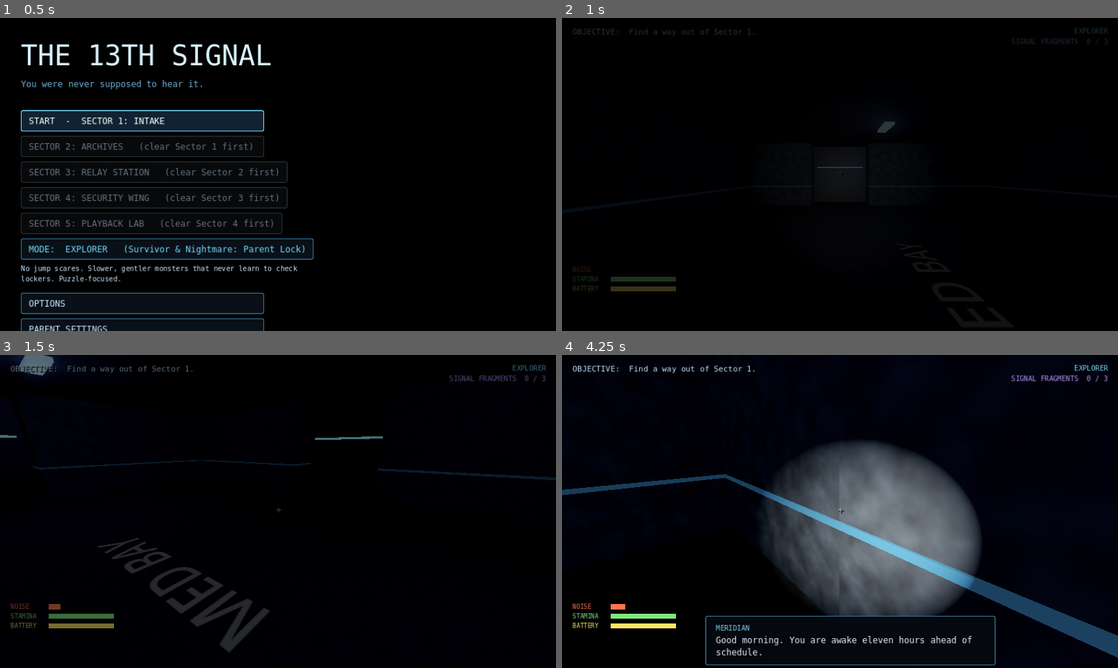
Above: before the commit, frames 1-4 (two rows, left to right).
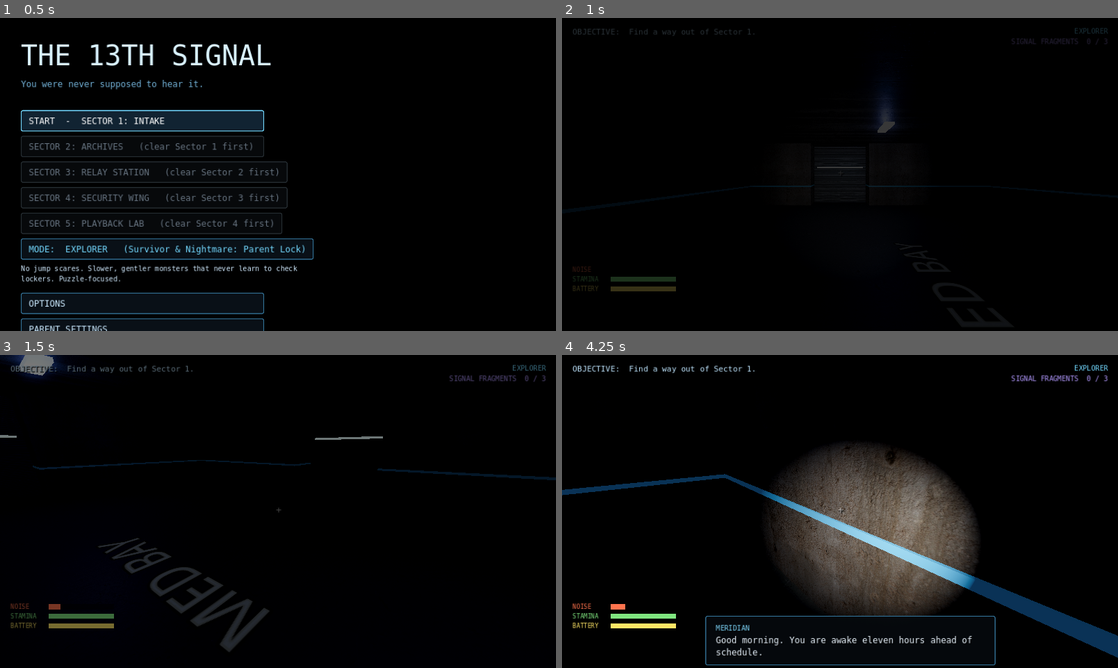
Above: after the commit, the same moments.

Repository: uberwulf-hub/13thSignal
Game: Godot game, scene res://scenes/main_menu.tscn
Two runs of this game, one before a commit and one after it. Both use one fixed random seed, a clock stepped at 60 frames per second and the inputs below.
Inputs (mouse positions are in pixels of both pictures, inside the frame that each line leads up to):
- Up to frame 1 (0.5 s): no input
- Up to frame 2 (1 s): click "START - SECTOR 1: INTAKE" at 0.5 s
- Up to frame 3 (1.5 s): tap Enter at 1.25 s; move the mouse to (305, 511) at 1.27 s; hold W (move_forward) from 1.28 s (still down); hold F (flashlight) from 1.28 s (still down); click (305, 511) at 1.42 s
- Up to frame 4 (4.25 s): keep holding W (move_forward); move the mouse to (812, 511) at 2.02 s; release F (flashlight) at 2.03 s; tap Ctrl (crouch) at 2.1 s; click (812, 511) at 2.17 s; tap F (flashlight) at 2.3, 3.8 s; move the mouse to (851, 505) at 2.77 s; hold F (flashlight) 2.78-3.53 s; click (851, 505) at 2.92 s; move the mouse to (834, 517) at 3.52 s; tap Space (hold_breath) at 3.6 s; click (834, 517) at 3.67 s

Frame 1 is identical in both runs. In frame 2, 0.2% of the frame differs, in the area x 56-60%, y 22-34%; in frame 3, 0.4%; in frame 4, 15%, in the area x 35-76%, y 27-84%.

Commit message:
More realistic surfaces and lighting, and the Replacement is a mannequin
- Real photographed textures (Poly Haven, CC0) for floors, walls, ceilings,
  metal grates, doors and lockers: colour, bump and roughness maps,
  wrapped without stretching. Credited in saucestore.json and
  licenses/POLYHAVEN-TEXTURES.txt. Falls back to the old look if missing.
- Medium/High graphics: ambient occlusion. High: ACES tone mapping and
  volumetric fog, so the flashlight casts a visible beam.
- The Replacement is now a faceless, glossy store mannequin (no lab coat):
  smooth sculpted body, jointed arms and legs, hands, a hint of nose and
  brow. Poses still change when you look away.
- A model slot: put a CC0 human mannequin at assets/models/mannequin.glb and
  the game uses it instead (scaled to 1.85 m, plastic look). See
  assets/models/README.md.

Co-Authored-By: Claude Opus 5.5 <noreply@anthropic.com>
Claude-Session: https://claude.ai/code/session_01LKnPzMuJi5iBA3LvWP4G26

Diff:
--- a/saucestore.json
+++ b/saucestore.json
@@ -21,6 +21,12 @@
       "author": "Juan Linietsky, Ariel Manzur and Godot Engine contributors",
       "license": "MIT",
       "source": "https://godotengine.org/license"
+    },
+    {
+      "asset": "Floor, wall, ceiling, grate, door and metal textures",
+      "author": "Poly Haven (polyhaven.com) artists",
+      "license": "CC0 1.0",
+      "source": "https://polyhaven.com/license"
     }
   ]
 }
--- a/scripts/door.gd
+++ b/scripts/door.gd
@@ -30,10 +30,12 @@
 	if not along_x:
 		rotation.y = PI / 2.0
 	var colors := {"door": Color(0.22, 0.26, 0.3), "keycard": Color(0.35, 0.22, 0.12), "exit": Color(0.32, 0.3, 0.12), "vault": Color(0.2, 0.24, 0.22), "gate": Color(0.22, 0.18, 0.3)}
-	var mat := StandardMaterial3D.new()
-	mat.albedo_color = colors[kind]
-	mat.metallic = 0.6
-	mat.roughness = 0.45
+	var mat: StandardMaterial3D = Game.tex_mat("door", 0.5, colors[kind].lightened(0.55), 0.5)
+	if mat == null:
+		mat = StandardMaterial3D.new()
+		mat.albedo_color = colors[kind]
+		mat.metallic = 0.6
+		mat.roughness = 0.45
 	panel = MeshInstance3D.new()
 	var bm := BoxMesh.new()
 	bm.size = Vector3(S, H, 0.3)
--- a/scripts/game.gd
+++ b/scripts/game.gd
@@ -121,6 +121,34 @@
 	return is_mobile() or DisplayServer.is_touchscreen_available()
 
 
+var _tex_mats: Dictionary = {}
+
+
+## A realistic surface from assets/textures/<surface>/ (colour, bumps and
+## roughness, from Poly Haven, CC0). Wraps around any shape without stretching.
+## Returns null if the textures aren't there, so callers can fall back.
+func tex_mat(surface: String, scale := 0.25, tint := Color.WHITE, metal := 0.0) -> StandardMaterial3D:
+	var key := "%s/%s/%s/%s" % [surface, scale, tint, metal]
+	if _tex_mats.has(key):
+		return _tex_mats[key]
+	var base := "res://assets/textures/%s/" % surface
+	if not ResourceLoader.exists(base + "albedo.jpg"):
+		return null
+	var m := StandardMaterial3D.new()
+	m.albedo_texture = load(base + "albedo.jpg")
+	m.albedo_color = tint
+	m.normal_enabled = true
+	m.normal_texture = load(base + "normal.jpg")
+	m.roughness_texture = load(base + "rough.jpg")
+	m.roughness = 1.0
+	m.metallic = metal
+	m.uv1_triplanar = true
+	m.uv1_scale = Vector3.ONE * scale
+	m.texture_filter = BaseMaterial3D.TEXTURE_FILTER_LINEAR_WITH_MIPMAPS_ANISOTROPIC
+	_tex_mats[key] = m
+	return m
+
+
 ## Hide and lock the mouse for looking around (not on touch screens, where you look by dragging).
 func capture_mouse() -> void:
 	Input.mouse_mode = Input.MOUSE_MODE_VISIBLE if use_touch() else Input.MOUSE_MODE_CAPTURED
--- a/scripts/locker.gd
+++ b/scripts/locker.gd
@@ -14,10 +14,12 @@
 	collision_layer = 3
 	collision_mask = 0
 	rotation.y = atan2(facing.x, facing.z)
-	var mat := StandardMaterial3D.new()
-	mat.albedo_color = Color(0.2, 0.3, 0.28)
-	mat.metallic = 0.5
-	mat.roughness = 0.55
+	var mat: StandardMaterial3D = Game.tex_mat("door", 1.2, Color(0.55, 0.75, 0.7), 0.5)
+	if mat == null:
+		mat = StandardMaterial3D.new()
+		mat.albedo_color = Color(0.2, 0.3, 0.28)
+		mat.metallic = 0.5
+		mat.roughness = 0.55
 	# Body: open at the front.
 	for part in [[Vector3(0.9, 2.1, 0.05), Vector3(0, 1.05, -0.3)],
 			[Vector3(0.05, 2.1, 0.6), Vector3(-0.45, 1.05, 0)],
--- a/scripts/replacement.gd
+++ b/scripts/replacement.gd
@@ -14,70 +14,121 @@
 
 
 ## The mannequin itself. Also used for one scripted scare.
+## A real mannequin model, if one has been added to the project (any
+## CC0 glTF/GLB of a human figure). Otherwise a mannequin is built from shapes.
+const MODEL_PATH := "res://assets/models/mannequin.glb"
+const HEIGHT := 1.85
+
+
+static func _plastic() -> StandardMaterial3D:
+	# Glossy, slightly yellowed store-mannequin plastic.
+	var m := StandardMaterial3D.new()
+	m.albedo_color = Color(0.78, 0.75, 0.7)
+	m.roughness = 0.28
+	m.clearcoat_enabled = true
+	m.clearcoat = 0.6
+	m.clearcoat_roughness = 0.25
+	m.rim_enabled = true
+	m.rim = 0.25
+	return m
+
+
 static func build_model() -> Node3D:
+	if ResourceLoader.exists(MODEL_PATH):
+		return _imported_model()
+	return _shape_model()
+
+
+## The imported mannequin, scaled to a person's height and given the plastic look.
+static func _imported_model() -> Node3D:
 	var root := Node3D.new()
-	var plastic := StandardMaterial3D.new()
-	plastic.albedo_color = Color(0.86, 0.83, 0.78)
-	plastic.roughness = 0.35
-	var coat := StandardMaterial3D.new()
-	coat.albedo_color = Color(0.92, 0.93, 0.95)
-	coat.roughness = 0.8
-	var dark := StandardMaterial3D.new()
-	dark.albedo_color = Color(0.12, 0.12, 0.14)
-	var parts := [
-		# [mesh, size/params, position, rotation_z, material]
-		["capsule", Vector2(0.09, 0.95), Vector3(-0.13, 0.48, 0), 0.0, dark],
-		["capsule", Vector2(0.09, 0.95), Vector3(0.13, 0.48, 0), 0.0, dark],
-		["box", Vector3(0.52, 0.78, 0.28), Vector3(0, 1.32, 0), 0.0, coat],
-		["box", Vector3(0.56, 0.42, 0.3), Vector3(0, 0.85, 0), 0.0, coat],
-	]
-	for p in parts:
-		var mi := MeshInstance3D.new()
-		match p[0]:
-			"capsule":
-				var c := CapsuleMesh.new()
-				c.radius = p[1].x
-				c.height = p[1].y
-				mi.mesh = c
-			"sphere":
-				var s := SphereMesh.new()
-				s.radius = p[1].x
-				s.height = p[1].y
-				mi.mesh = s
-			_:
-				var b := BoxMesh.new()
-				b.size = p[1]
-				mi.mesh = b
-		mi.position = p[2]
-		mi.rotation.z = p[3]
-		mi.material_override = p[4]
-		root.add_child(mi)
-	# Arms hang from shoulder pivots and the head sits on a neck pivot, so it
-	# can be found in a different pose every time you look back.
+	var scene: Node3D = (load(MODEL_PATH) as PackedScene).instantiate()
+	root.add_child(scene)
+	var plastic := _plastic()
+	var box := AABB()
+	var first := true
+	for mi in scene.find_children("*", "MeshInstance3D", true, false):
+		var m: MeshInstance3D = mi
+		m.material_override = plastic
+		var b: AABB = m.get_aabb()
+		b = m.transform * b
+		box = b if first else box.merge(b)
+		first = false
+	if box.size.y > 0.01:
+		var k := HEIGHT / box.size.y
+		scene.scale = Vector3.ONE * k
+		scene.position.y = -box.position.y * k
+	root.set_meta("arms", [])
+	root.set_meta("head", null)
+	root.set_meta("body", scene)
+	return root
+
+
+## A faceless store mannequin built from smooth shapes, with joints for posing.
+static func _shape_model() -> Node3D:
+	var root := Node3D.new()
+	var plastic := _plastic()
+	var seam := StandardMaterial3D.new()
+	seam.albedo_color = Color(0.45, 0.43, 0.4)
+	seam.roughness = 0.5
+	# Legs: thigh, knee joint, shin, foot.
+	for side in [-1.0, 1.0]:
+		var x: float = 0.11 * side
+		root.add_child(_shape("capsule", Vector3(0.085, 0.5, 0.085), Vector3(x, 0.74, 0), Vector3(0, 0, 0.03 * side), plastic))
+		root.add_child(_shape("sphere", Vector3(0.068, 0.068, 0.068), Vector3(x, 0.5, 0.01), Vector3.ZERO, seam))
+		root.add_child(_shape("capsule", Vector3(0.062, 0.46, 0.062), Vector3(x, 0.27, 0), Vector3.ZERO, plastic))
+		root.add_child(_shape("sphere", Vector3(0.06, 0.04, 0.13), Vector3(x, 0.035, 0.05), Vector3.ZERO, plastic))
+	# Hips, waist, chest and shoulders.
+	root.add_child(_shape("sphere", Vector3(0.2, 0.14, 0.13), Vector3(0, 0.98, 0), Vector3.ZERO, plastic))
+	root.add_child(_shape("capsule", Vector3(0.14, 0.32, 0.1), Vector3(0, 1.14, 0), Vector3.ZERO, plastic))
+	root.add_child(_shape("sphere", Vector3(0.21, 0.2, 0.13), Vector3(0, 1.36, 0.01), Vector3.ZERO, plastic))
+	root.add_child(_shape("capsule", Vector3(0.07, 0.48, 0.07), Vector3(0, 1.47, 0), Vector3(0, 0, PI / 2.0), plastic))
+	# Arms on shoulder pivots, with an elbow joint and flat hands, so it can
+	# be found in a different pose every time you look back.
 	var arms: Array = []
 	for side in [-1.0, 1.0]:
 		var shoulder := Node3D.new()
-		shoulder.position = Vector3(0.33 * side, 1.64, 0)
+		shoulder.position = Vector3(0.25 * side, 1.47, 0)
 		root.add_child(shoulder)
-		shoulder.add_child(_part("capsule", Vector2(0.065, 0.75), Vector3(0, -0.36, 0), coat))
-		shoulder.add_child(_part("sphere", Vector2(0.05, 0.1), Vector3(0, -0.78, 0), plastic))
+		shoulder.add_child(_shape("sphere", Vector3(0.06, 0.06, 0.06), Vector3.ZERO, Vector3.ZERO, seam))
+		shoulder.add_child(_shape("capsule", Vector3(0.05, 0.32, 0.05), Vector3(0.02 * side, -0.17, 0), Vector3(0, 0, 0.06 * side), plastic))
+		shoulder.add_child(_shape("sphere", Vector3(0.045, 0.045, 0.045), Vector3(0.03 * side, -0.33, 0), Vector3.ZERO, seam))
+		shoulder.add_child(_shape("capsule", Vector3(0.042, 0.3, 0.042), Vector3(0.035 * side, -0.49, 0.01), Vector3.ZERO, plastic))
+		shoulder.add_child(_shape("sphere", Vector3(0.045, 0.09, 0.022), Vector3(0.035 * side, -0.69, 0.01), Vector3.ZERO, plastic))
 		arms.append(shoulder)
+	# Neck and a smooth, egg-shaped head with no face at all. Just a hint of a
+	# nose and brow, the way store mannequins have.
 	var neck := Node3D.new()
-	neck.position = Vector3(0, 1.7, 0)
+	neck.position = Vector3(0, 1.56, 0)
 	root.add_child(neck)
-	neck.add_child(_part("capsule", Vector2(0.05, 0.16), Vector3(0, 0.05, 0), plastic))
-	neck.add_child(_part("sphere", Vector2(0.13, 0.32), Vector3(0, 0.23, 0), plastic))
+	neck.add_child(_shape("capsule", Vector3(0.045, 0.14, 0.045), Vector3(0, 0.04, 0), Vector3.ZERO, plastic))
+	neck.add_child(_shape("sphere", Vector3(0.095, 0.125, 0.11), Vector3(0, 0.2, 0.01), Vector3(-0.12, 0, 0), plastic))
+	neck.add_child(_shape("sphere", Vector3(0.016, 0.03, 0.02), Vector3(0, 0.19, 0.115), Vector3(-0.3, 0, 0), plastic))
+	neck.add_child(_shape("capsule", Vector3(0.012, 0.11, 0.012), Vector3(0, 0.235, 0.098), Vector3(0, 0, PI / 2.0), plastic))
 	root.set_meta("arms", arms)
 	root.set_meta("head", neck)
-	# A visitor badge. No face at all.
-	var badge := Label3D.new()
-	badge.text = "VISITOR"
-	badge.font_size = 24
-	badge.pixel_size = 0.003
-	badge.modulate = Color(0.2, 0.3, 0.6)
-	badge.position = Vector3(0.13, 1.5, 0.15)
-	root.add_child(badge)
 	return root
+
+
+## A smooth ellipsoid ("sphere") or capsule, stretched to `size` (radii).
+static func _shape(kind: String, size: Vector3, pos: Vector3, rot: Vector3, mat: Material) -> MeshInstance3D:
+	var mi := MeshInstance3D.new()
+	if kind == "sphere":
+		var sm := SphereMesh.new()
+		sm.radius = 1.0
+		sm.height = 2.0
+		mi.mesh = sm
+		mi.scale = size
+	else:
+		var c := CapsuleMesh.new()
+		c.radius = size.x
+		c.height = size.y
+		mi.mesh = c
+		mi.scale = Vector3(1, 1, size.z / size.x)
+	mi.position = pos
+	mi.rotation = rot
+	mi.material_override = mat
+	return mi
 
 
 static func _part(kind: String, dims: Vector2, pos: Vector3, mat: Material) -> MeshInstance3D:
@@ -180,6 +231,11 @@
 	var choices := 2 if Game.is_explorer() else POSES.size()
 	var pose: Array = POSES[randi() % choices]
 	var arms: Array = _model.get_meta("arms")
+	if arms.is_empty():
+		# An imported model can't bend: it leans and turns a little instead.
+		var body: Node3D = _model.get_meta("body")
+		body.rotation = Vector3(randf_range(-0.12, 0.12), randf_range(-0.6, 0.6), randf_range(-0.15, 0.15))
+		return
 	for i in 2:
 		var arm: Node3D = arms[i]
 		var r: Vector2 = pose[i]
--- a/scripts/sector.gd
+++ b/scripts/sector.gd
@@ -285,7 +285,23 @@
 	_env.fog_density = 0.035
 	_env.glow_enabled = Game.gfx() >= 1
 	_env.glow_intensity = 0.6
+	# High graphics: soft shadows in corners and a misty air your flashlight cuts
+	# through. (Phones and the Low setting skip these.)
+	if Game.gfx() >= 1:
+		_env.ssao_enabled = true
+		_env.ssao_radius = 1.5
+		_env.ssao_intensity = 2.5
+	if Game.gfx() >= 2:
+		_env.tonemap_mode = Environment.TONE_MAPPER_ACES
+		_env.tonemap_exposure = 1.1
+		_env.fog_enabled = false
+		_env.volumetric_fog_enabled = true
+		_env.volumetric_fog_density = 0.035
+		_env.volumetric_fog_albedo = Color(0.7, 0.75, 0.8)
+		_env.volumetric_fog_emission = Color(0.0, 0.0, 0.0)
+		_env.volumetric_fog_length = 40.0
 	_env.adjustment_enabled = true
+
 	_env.adjustment_brightness = Game.brightness
 	_env.adjustment_saturation = 0.8
 	var we := WorldEnvironment.new()
@@ -352,10 +368,19 @@
 # =================================================================== level
 
 func _build_level() -> void:
-	var wall_mat := _mat(Color(0.32, 0.36, 0.4), 0.9, 0.0, 0.3)
-	var floor_mat := _mat(Color(0.2, 0.21, 0.22), 0.95, 0.0, 0.5)
-	var ceil_mat := _mat(Color(0.12, 0.13, 0.15), 0.95)
-	var grate_mat := _mat(Color(0.42, 0.3, 0.2), 0.5, 0.7, 0.9)
+	# Real photographed surfaces (Poly Haven, CC0), with the old painted look as a fallback.
+	var wall_mat: Material = Game.tex_mat("wall", 0.33, Color(0.8, 0.82, 0.86))
+	if wall_mat == null:
+		wall_mat = _mat(Color(0.32, 0.36, 0.4), 0.9, 0.0, 0.3)
+	var floor_mat: Material = Game.tex_mat("floor", 0.33, Color(0.75, 0.75, 0.75))
+	if floor_mat == null:
+		floor_mat = _mat(Color(0.2, 0.21, 0.22), 0.95, 0.0, 0.5)
+	var ceil_mat: Material = Game.tex_mat("ceiling", 0.33, Color(0.55, 0.55, 0.58))
+	if ceil_mat == null:
+		ceil_mat = _mat(Color(0.12, 0.13, 0.15), 0.95)
+	var grate_mat: Material = Game.tex_mat("grate", 0.66, Color.WHITE, 0.6)
+	if grate_mat == null:
+		grate_mat = _mat(Color(0.42, 0.3, 0.2), 0.5, 0.7, 0.9)
 
 	# Floor and ceiling, in chunks. (Phones light each object with at most a
 	# few lights, so one huge floor would leave most rooms dark there.)
Binary file added: assets/textures/ceiling/albedo.jpg
Not shown, added: assets/textures/ceiling/albedo.jpg.import
Binary file added: assets/textures/ceiling/normal.jpg
Not shown, added: assets/textures/ceiling/normal.jpg.import
Binary file added: assets/textures/ceiling/rough.jpg
Not shown, added: assets/textures/ceiling/rough.jpg.import
Binary file added: assets/textures/door/albedo.jpg
Not shown, added: assets/textures/door/albedo.jpg.import
Binary file added: assets/textures/door/normal.jpg
Not shown, added: assets/textures/door/normal.jpg.import
Binary file added: assets/textures/door/rough.jpg
Not shown, added: assets/textures/door/rough.jpg.import
(and 25 more such lines)
